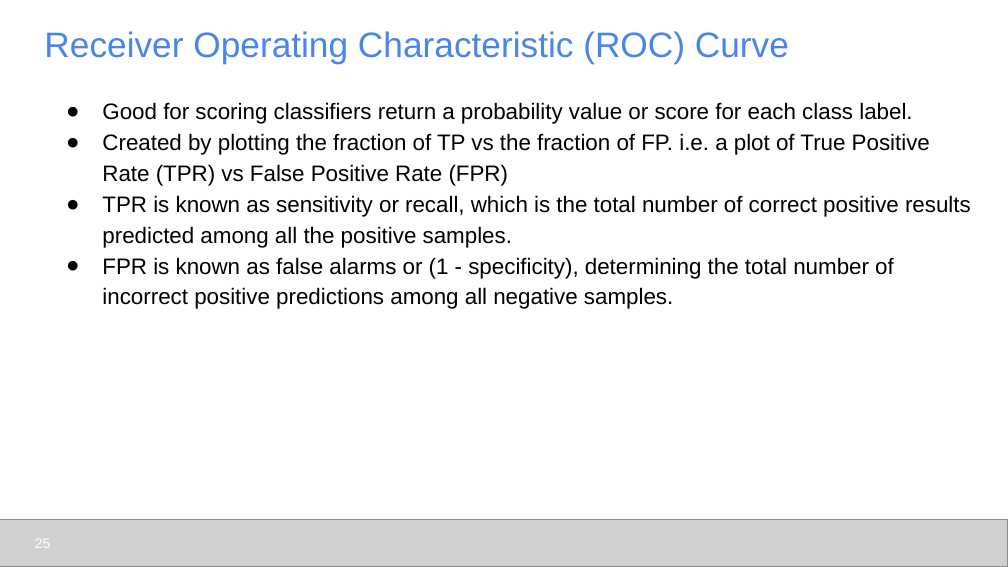
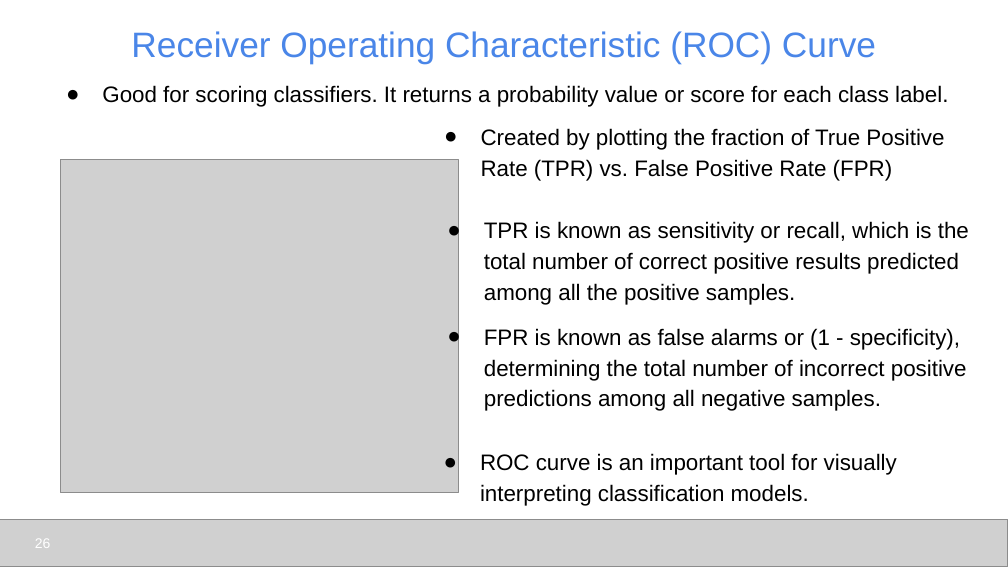
Before and after one commit to udel-cbcb/al_ml_workshop, a slide deck: slide 26 of Day_4/Lectures/Day_4_Lecture_1_ML_Models_and_Model_Evaluation.pptx (slide 25 before the commit). Drawn at 1008x567 pixels with LibreOffice and Linux fonts; fonts in the diff are those of the drawing; grey boxes stand for pictures. Boxes give left, top, right and bottom in pixels: in the first picture for what was removed or moved away, otherwise in the second. Text is boxed around its words. In the diff, an @@ line names an element or a change of style, - is before the commit and + after.

```diff
--- a/Day_4/Lectures/Day_4_Lecture_1_ML_Models_and_Model_Evaluation.pptx
+++ b/Day_4/Lectures/Day_4_Lecture_1_ML_Models_and_Model_Evaluation.pptx
@@ title "Receiver Operating Characteristic (ROC) Curve" at (131, 31, 876, 64): alignment left to centre @@
@@ text added at (102, 85, 948, 107), 16 pt, text #000000 @@
+● Good for scoring classifiers. It returns a probability value or score for each class label.
@@ text at (102, 102, 930, 186): paragraphs removed @@
-● Good for scoring classifiers return a probability value or score for each class label.
-● Created by plotting the fraction of TP vs the fraction of FP. i.e. a plot of True Positive Rate (TPR) vs False Positive Rate (FPR)
@@ text added at (481, 128, 944, 181), 16 pt, text #000000 @@
+● Created by plotting the fraction of True Positive Rate (TPR) vs. False Positive Rate (FPR)
@@ picture added at (60, 159, 459, 493) @@
@@ text "TPR is known as sensitivity ...": place and size @@
-text "TPR is known as sensitivity ..." at (102, 102, 971, 309)
+text "TPR is known as sensitivity ..." at (484, 221, 969, 411)
@@ text at (484, 328, 967, 411): more space between paragraphs @@
@@ text added at (480, 453, 897, 506), 16 pt, text #000000 @@
+● ROC curve is an important tool for visually
+interpreting classification models.
```
Also in this commit, not shown: 24 other slides changed, 1 slide added, 8 other files.
